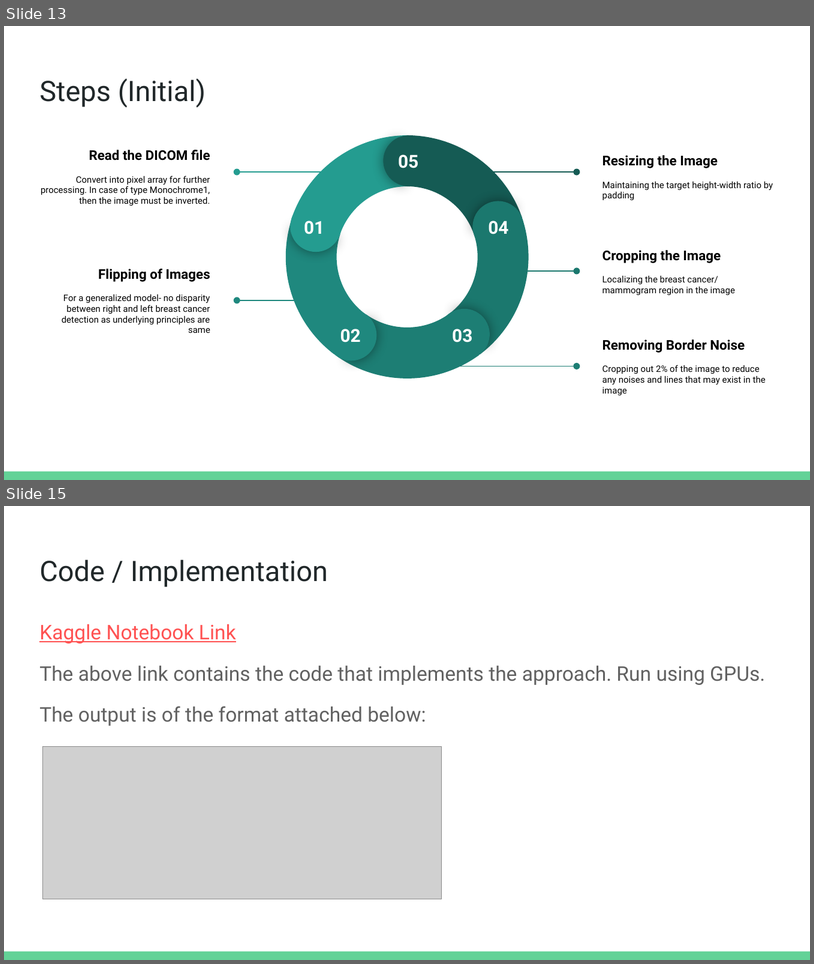
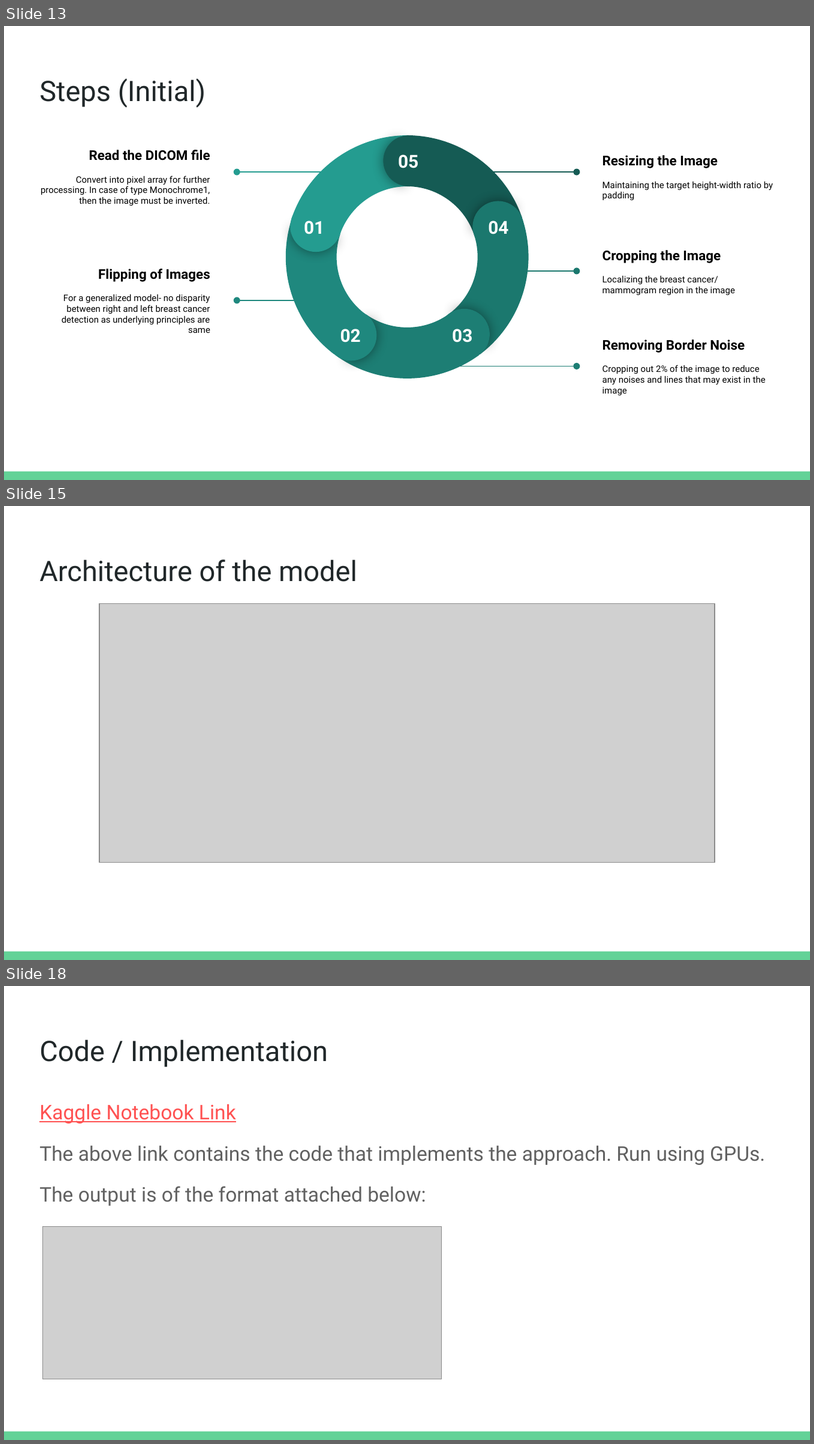
Before and after one commit to SachitNair/CSE4088_DA_2, a slide deck: DL- DA2.pptx. Shown one above the other, each under a label of ours: slides 13 and 15 before the commit, slides 13, 15 and 18 after it; the slides between them are not shown. The pictures are 814x964 and 814x1444 pixels, drawn with LibreOffice and Linux fonts; fonts in the diff are those of the drawing; grey boxes stand for pictures. Boxes give left, top, right and bottom in pixels: in the first picture for what was removed or moved away, otherwise in the second. Text is boxed around its words. In the diff, an @@ line names an element or a change of style, - is before the commit and + after.

```diff
--- a/DL- DA2.pptx
+++ b/DL- DA2.pptx
@@ slide 15 added at box(4, 506, 810, 960), background #FFFFFF; not listed: 1 template element that a slide beside it also shows @@
@@ title added at box(39, 559, 357, 582), 25.2 pt, text #202729 @@
+Architecture of the model
@@ picture added at box(99, 604, 715, 862) @@
@@ what was slide 15 is now slide 18 @@
```
Also in this commit, not shown: 2 slides changed, 2 other slides added, 1 other file.
